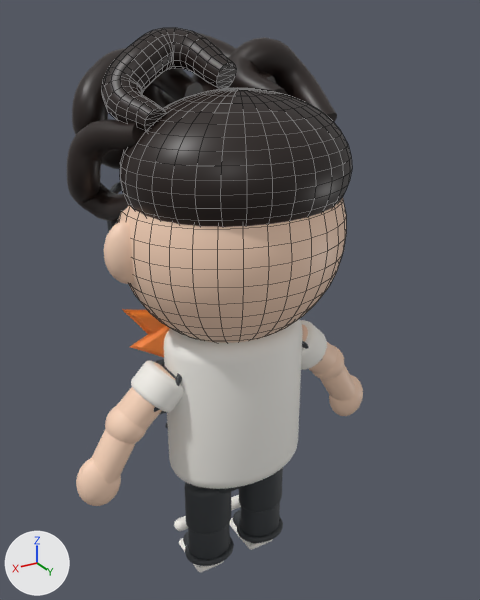
What one commit did to the Blender file assets/blender/shade-keeper-character.blend.
The view is the same before and after, from a camera (50 mm lens) standing at (1.98, 3.36, 3.79) and looking at (-0.08, -0.06, 2.07). The axes (+X, +Y, +Z) are drawn at lower left. The lights are the same throughout. The older version comes first. Mesh edges are drawn as thin lines on the coarser meshes.

In view in the first picture: 'CrownCurl.L', 'CrownCurl.R', 'DarkTrouserUpper.L', 'Ear.L', 'Forearm.L', 'FrontCurl.R', 'HairCap', 'Hand.L', 'Head', 'Sleeve.L', 'StripedShirt', 'TempleCurl.R' and 26 more.
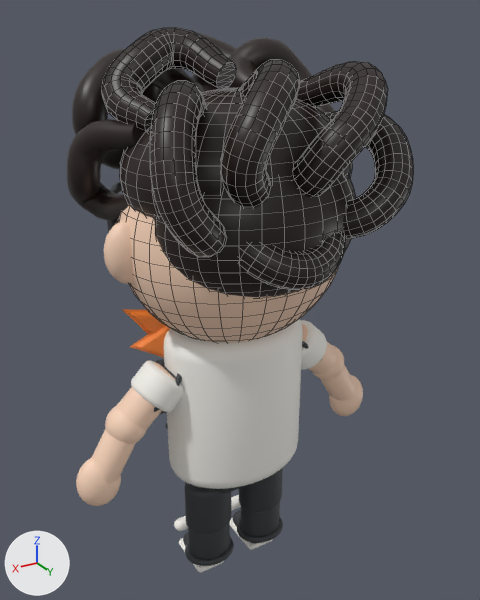
Where the change shows, as pixel boxes (x1, y1, x2, y2) in the pictures (480 x 600 px):
'RearHairMass', added (black): after (154, 173, 356, 297)
'BackCurl.R', added: after (150, 81, 227, 257)
'BackCurl.CL', added (black): after (292, 61, 388, 197)
'BackCurl.CR', added: after (221, 60, 300, 208)
'BackCurl.L', added (black): after (324, 111, 413, 239)
'NapeCurl.C', added: after (239, 231, 345, 290)
'HairCap', unchanged, covered by the edit: before (120, 88, 352, 227); after (120, 88, 352, 218)

What changed in the scene script:
```text
Add me_napecurl_ccurve:
    me_napecurl_ccurve.from_pydata(...)  # 392 vertices, 374 faces; spans x -0.391..0.399, y 0.117..0.823, z 2.453..2.865
    me_napecurl_ccurve.polygons.foreach_set('use_smooth', [True] * 374)
    me_napecurl_ccurve.materials.append(mat_deepbrownhair)  # black #241916
Add me_backcurl_rcurve:
    me_backcurl_rcurve.from_pydata(...)  # 392 vertices, 374 faces; spans x 0.25..0.801, y 0.064..0.786, z 2.675..3.497
    me_backcurl_rcurve.polygons.foreach_set('use_smooth', [True] * 374)
    me_backcurl_rcurve.materials.append(mat_deepbrownhair)  # black #241916
Add me_backcurl_crcurve:
    me_backcurl_crcurve.from_pydata(...)  # 392 vertices, 374 faces; spans x -0.115..0.466, y 0.093..0.826, z 2.867..3.585
    me_backcurl_crcurve.polygons.foreach_set('use_smooth', [True] * 374)
    me_backcurl_crcurve.materials.append(mat_deepbrownhair)  # black #241916
Add me_backcurl_clcurve:
    me_backcurl_clcurve.from_pydata(...)  # 392 vertices, 374 faces; spans x -0.588..0.027, y 0.097..0.837, z 2.865..3.556
    me_backcurl_clcurve.polygons.foreach_set('use_smooth', [True] * 374)
    me_backcurl_clcurve.materials.append(mat_deepbrownhair)  # black #241916
Add me_backcurl_lcurve:
    me_backcurl_lcurve.from_pydata(...)  # 392 vertices, 374 faces; spans x -0.813..-0.21, y 0.07..0.796, z 2.626..3.288
    me_backcurl_lcurve.polygons.foreach_set('use_smooth', [True] * 374)
    me_backcurl_lcurve.materials.append(mat_deepbrownhair)  # black #241916
Add me_球體_019_1:
    me_球體_019_1.from_pydata(...)  # a UV sphere (32 segments, 20 rings, poles along z) spanning x -0.63..0.63, y -0.47..0.47, z -0.5..0.5
    me_球體_019_1.polygons.foreach_set('use_smooth', [True] * 640)
    me_球體_019_1.materials.append(mat_deepbrownhair)  # black #241916
Add ob_napecurl_c:
    ob_napecurl_c = bpy.data.objects.new('NapeCurl.C', me_napecurl_ccurve)
    ob_napecurl_c.location = (0.0, 0.0, 0.0)
Add ob_backcurl_r:
    ob_backcurl_r = bpy.data.objects.new('BackCurl.R', me_backcurl_rcurve)
    ob_backcurl_r.location = (0.0, 0.0, 0.0)
Add ob_backcurl_cr:
    ob_backcurl_cr = bpy.data.objects.new('BackCurl.CR', me_backcurl_crcurve)
    ob_backcurl_cr.location = (0.0, 0.0, 0.0)
Add ob_backcurl_cl:
    ob_backcurl_cl = bpy.data.objects.new('BackCurl.CL', me_backcurl_clcurve)
    ob_backcurl_cl.location = (0.0, 0.0, 0.0)
Add ob_backcurl_l:
    ob_backcurl_l = bpy.data.objects.new('BackCurl.L', me_backcurl_lcurve)
    ob_backcurl_l.location = (0.0, 0.0, 0.0)
Add ob_rearhairmass:
    ob_rearhairmass = bpy.data.objects.new('RearHairMass', me_球體_019_1)
    ob_rearhairmass.location = (0.0, 0.25, 2.72)
```
